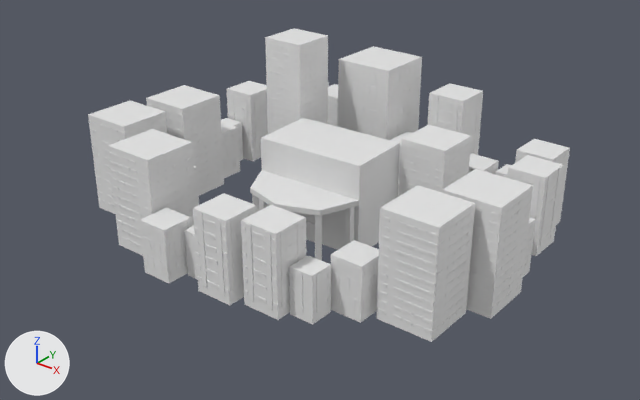
Before and after pictures for a commit that changed the FBX model Assets/PiaoAsset/Level3/level3 buliding.fbx.
One viewpoint serves both versions: a camera (50 mm lens) standing at (355.0, -385.0, 293.0) and looking at (16.0, 38.0, 31.0). Every picture has the same lights, and +X, +Y and +Z are marked at lower left. The picture after the commit comes second. Where no turn or scale is listed for an object, it has been applied to the vertices. Vertices at exactly the same position are counted once.

The older version as bpy lines, for what is in view:
```python
me_cube_005 = bpy.data.meshes.new('Cube.005')
me_cube_005.from_pydata(...)  # 25344 vertices, 19219 faces; spans x -141.0..158.0, y -69.0..176.0, z -8.0..120.0
me_cube_005.materials.append(mat_building)  # white #e7e7e7
ob_building = bpy.data.objects.new('building', me_cube_005)
ob_building.location = (0.0, 0.0, 0.0)
```
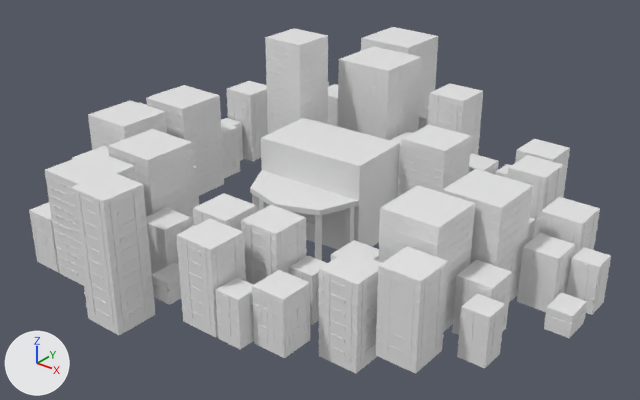
Commit message: fix post process + level3

The change, as a list of edits to the scene's bpy script:
```text
Change me_cube_005:
    used by ob_building; location = (0.0, 0.0, 0.0)
    remove me_cube_005.from_pydata(...)  # 25344 vertices, 19219 faces; spans x -141.0..158.0, y -69.0..176.0, z -8.0..120.0
    add me_cube_005.from_pydata(...)  # 37365 vertices, 28473 faces; spans x -172.0..203.0, y -118.0..223.0, z -8.0..120.0
    me_cube_005 part 1: a new loose piece, a box spanning x -17.0..-1.0, y -86.0..-66.0, z 2.0..17.0, in mat_building (white #e7e7e7)
    me_cube_005 part 2: a new loose piece, a box spanning x 22.15..26.21, y -93.31..-92.94, z 7.35..58.42, in mat_building (white #e7e7e7)
    me_cube_005 part 3: a new loose piece, a box spanning x 37.06..41.12, y -93.31..-92.94, z 7.35..58.42, in mat_building (white #e7e7e7)
    me_cube_005 part 4: a new loose piece, a box spanning x 44.89..45.25, y -74.4..-70.34, z 7.35..58.42, in mat_building (white #e7e7e7)
    me_cube_005 part 5: a new loose piece, a box spanning x 44.89..45.25, y -89.31..-85.25, z 7.35..58.42, in mat_building (white #e7e7e7)
    me_cube_005 part 6: a new loose piece, a box spanning x 18.0..45.0, y -93.0..-67.0, z 2.0..59.0, in mat_building (white #e7e7e7)
    me_cube_005 part 7: a new loose piece, a box spanning x 26.61..36.65, y -93.2..-92.85, z 35.45..37.88, in mat_building (white #e7e7e7)
    me_cube_005 part 8: a new loose piece, a box spanning x 26.61..36.65, y -93.2..-92.85, z 26.93..29.36, in mat_building (white #e7e7e7)
    me_cube_005 part 9: a new loose piece, a box spanning x 26.61..36.65, y -93.2..-92.85, z 18.41..20.84, in mat_building (white #e7e7e7)
    me_cube_005 part 10: a new loose piece, a box spanning x 26.61..36.65, y -93.2..-92.85, z 9.89..12.32, in mat_building (white #e7e7e7)
    me_cube_005 part 11: 8091 vertices added at x -118.0..203.0, y -118.0..106.0, z -8.0..81.0
    me_cube_005 part 12: 2418 vertices added at x -55.0..24.0, y 171.0..223.0, z -8.0..100.0
    other edits to the shape of me_cube_005 do not show in these pictures
```

Where the change shows, as pixel boxes [x1, y1, x2, y2] in the pictures (640 x 400 px):
'building', reshaped (21% wider, 10% taller)
    before: [88, 28, 570, 342]
    after: [29, 27, 611, 374]
part 1 of me_cube_005, added
    after: [152, 263, 181, 305]
part 2 of me_cube_005, added
    after: [181, 238, 192, 318]
part 3 of me_cube_005, added
    after: [200, 246, 211, 327]
part 4 of me_cube_005, added
    after: [234, 235, 242, 279]
part 5 of me_cube_005, added
    after: [215, 245, 223, 288]
part 6 of me_cube_005, added
    after: [176, 219, 246, 338]
part 7 of me_cube_005, added
    after: [189, 273, 202, 282]
part 8 of me_cube_005, added
    after: [190, 285, 203, 295]
part 9 of me_cube_005, added
    after: [191, 298, 204, 308]
part 10 of me_cube_005, added
    after: [192, 311, 205, 321]
part 11 of me_cube_005, added
    after: [29, 146, 611, 374]
part 12 of me_cube_005, added
    after: [361, 27, 438, 130]
